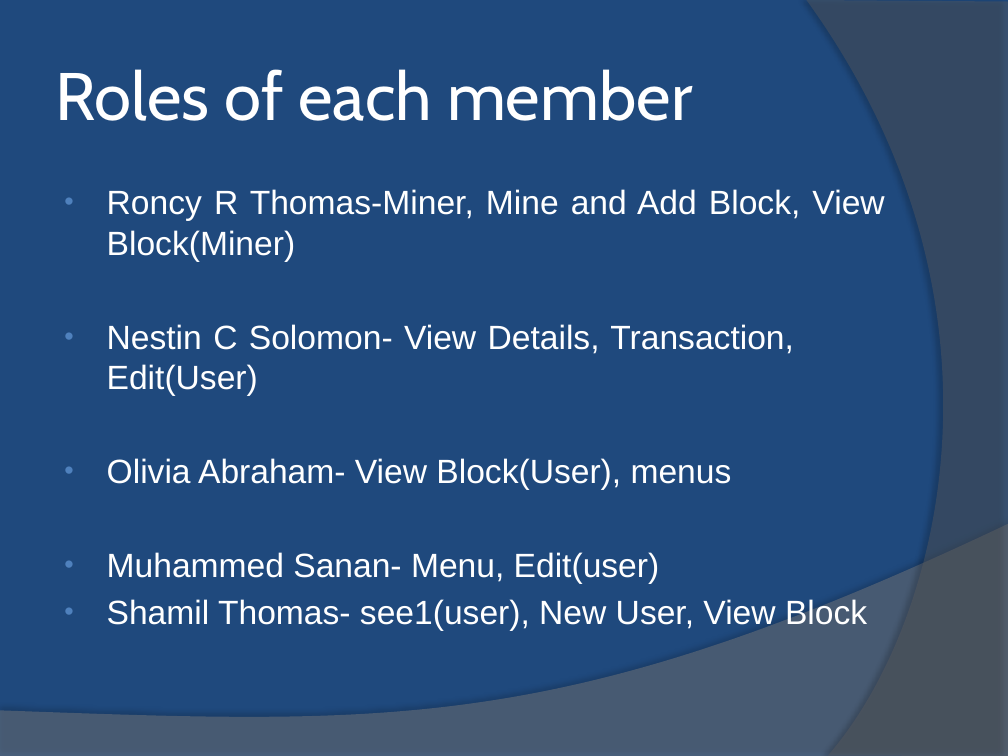
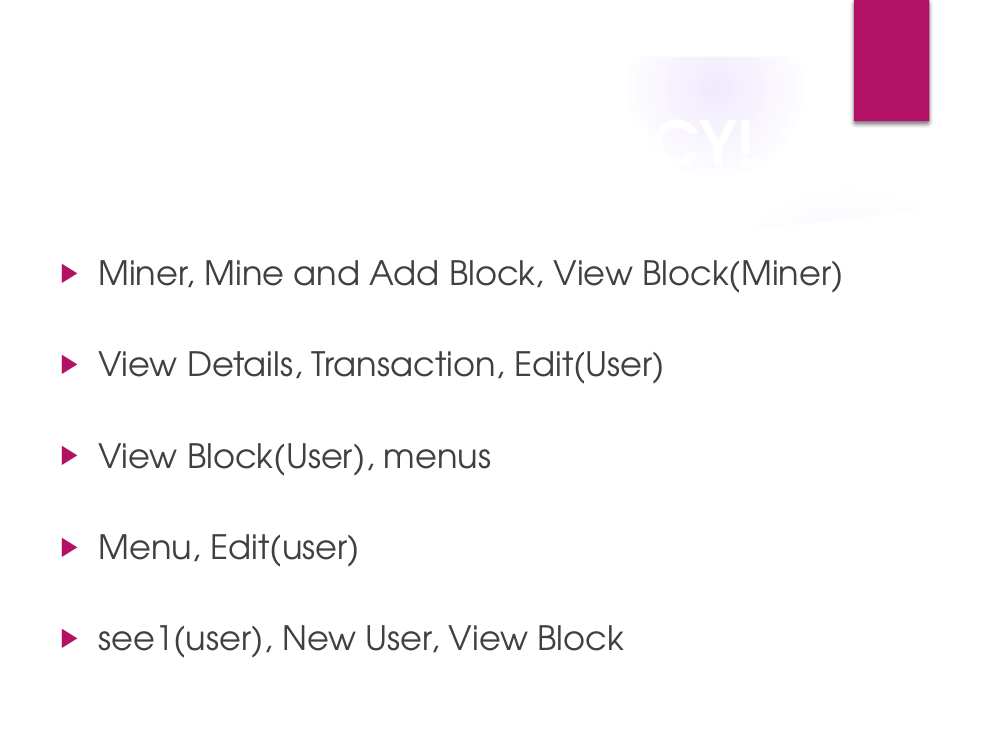
Before and after one commit to roncyrthomas/Blockchain, a slide deck: slide 12 of mp final/BlockCHain.pptx. Drawn at 1008x756 pixels with LibreOffice and Linux fonts; fonts in the diff are those of the drawing; background and template pictures are left out. Boxes give left, top, right and bottom in pixels: in the first picture for what was removed or moved away, otherwise in the second. Text is boxed around its words. In the diff, an @@ line names an element or a change of style, - is before the commit and + after.

```diff
--- a/mp final/BlockCHain.pptx
+++ b/mp final/BlockCHain.pptx
@@ background #1F497D to picture (left out) @@
@@ group added at (0,0,1008,756): 5 ellipses, 3 freeform shapes @@
@@ freeform shape removed at (806,0,1008,756) @@
@@ rectangle added at (854,0,929,121), fill #B31166 @@
@@ title at (55,69,693,121): text changed; size 48 to 43.2 pt; font Cabin to TeX Gyre Adventor; bold on @@
-Roles of each member
+Roles of RONCY!
@@ text at (98,260,843,658): text changed; font Arial to TeX Gyre Adventor; text colour #FFFFFF to #404040 @@
-• Roncy R Thomas-Miner, Mine and Add Block, View Block(Miner)
-• Nestin C Solomon- View Details, Transaction, Edit(User)
-• Olivia Abraham- View Block(User), menus
-• Muhammed Sanan- Menu, Edit(user)
-• Shamil Thomas- see1(user), New User, View Block
+▶ Miner, Mine and Add Block, View Block(Miner)
+▶ View Details, Transaction, Edit(User)
+▶ View Block(User), menus
+▶ Menu, Edit(user)
+▶ see1(user), New User, View Block
@@ freeform shape removed at (0,524,1008,756) @@
```
Also in this commit, not shown: 13 other slides changed, 2 other files.
